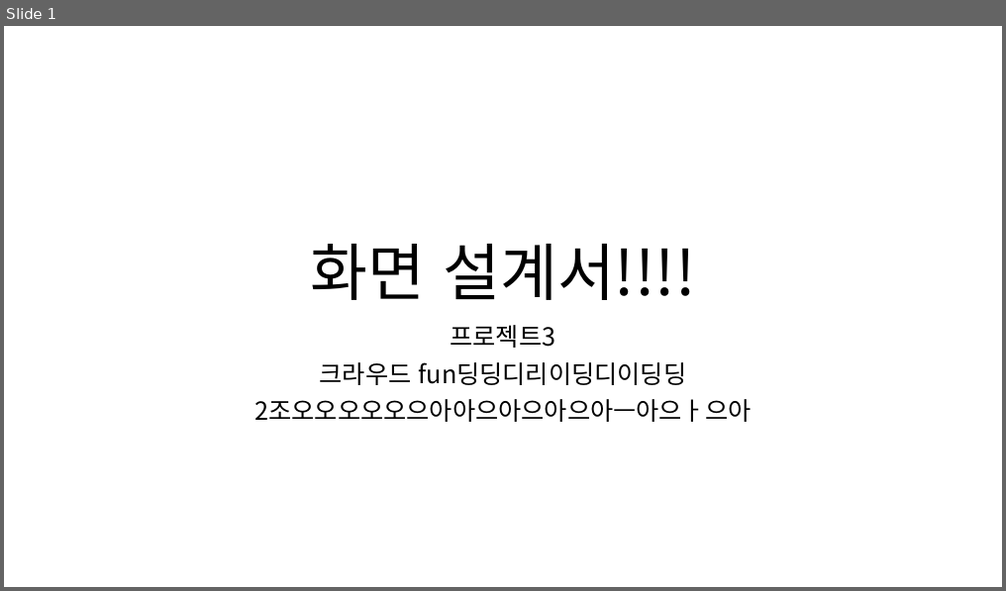
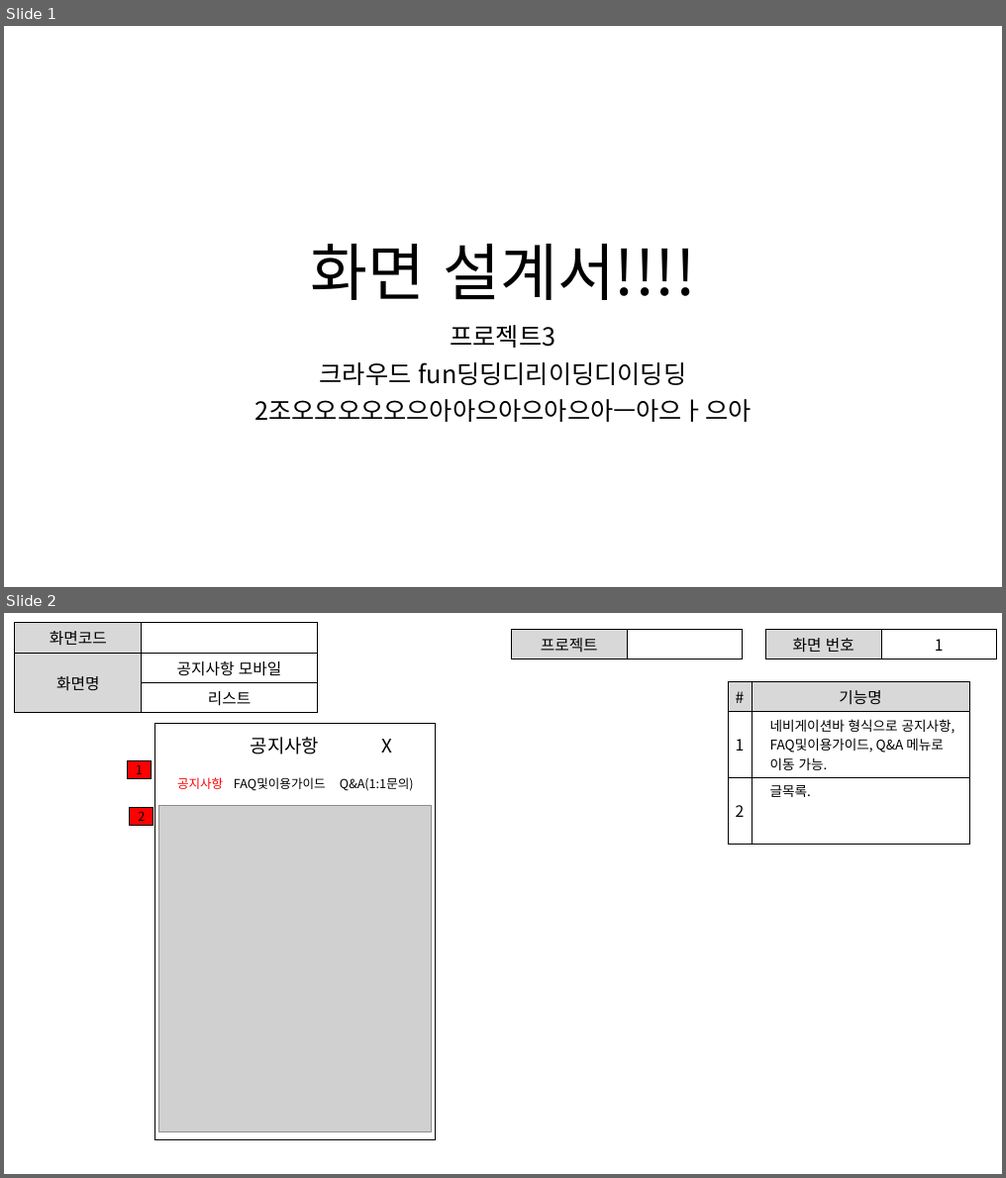
Before and after one commit to ezenteam2/RentalEquip, a slide deck: 0 발표용 파워포인트/0327 4차발표/0327 project04 - 파워포인트 - 형준.pptx. Shown one above the other, each under a label of ours: slide 1 before the commit, slides 1 and 2 after it. The pictures are 1006x591 and 1006x1178 pixels, drawn with LibreOffice and Linux fonts; fonts in the diff are those of the drawing; grey boxes stand for pictures. Boxes give left, top, right and bottom in pixels: in the first picture for what was removed or moved away, otherwise in the second. Text is boxed around its words. In the diff, an @@ line names an element or a change of style, - is before the commit and + after.

```diff
--- a/0 발표용 파워포인트/0327 4차발표/0327 project04 - 파워포인트 - 형준.pptx
+++ b/0 발표용 파워포인트/0327 4차발표/0327 project04 - 파워포인트 - 형준.pptx
@@ slide 2 added at box(4, 613, 1002, 1174), background #FFFFFF @@
@@ table added at box(15, 623, 317, 710), 3 rows, 2 columns @@
+화면코드 | 
+화면명 | 공지사항 모바일
+ | 리스트
@@ table added at box(512, 630, 743, 656), 1 rows, 2 columns @@
+프로젝트 | 
@@ table added at box(766, 630, 997, 657), 1 rows, 2 columns @@
+화면 번호 | 1
@@ table added at box(728, 682, 969, 832), 3 rows, 2 columns @@
+# | 기능명
+1 | 네비게이션바 형식으로 공지사항, FAQ및이용가이드, Q&A 메뉴로 이동 가능.
+2 | 글목록.
@@ rectangle added at box(155, 723, 436, 1140), outline #000000 1 pt @@
@@ text added at box(251, 737, 393, 755), 18 pt, text #000000 @@
+공지사항 X
@@ rectangle added at box(128, 761, 152, 779), fill #FF0000, outline #000000 1 pt, 12 pt, text #000000 @@
+1
@@ text added at box(177, 777, 414, 791), 12 pt, text #000000 @@
+공지사항 FAQ및이용가이드 Q&A(1:1문의)
@@ rectangle added at box(130, 808, 153, 826), fill #FF0000, outline #000000 1 pt, 12 pt, text #000000 @@
+2
@@ picture added at box(159, 805, 432, 1133) @@
@@ line added from (163, 805) to (424, 805), #000000 0.5 pt @@
```
Also in this commit, not shown: 26 other slides added, 3 other files.
